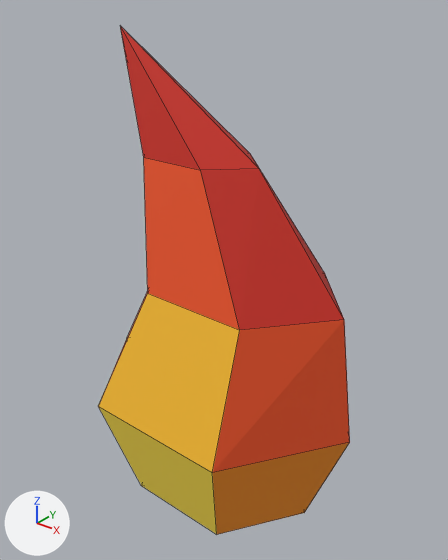
An edit to the Blender file blender/flame.blend, drawn before and after from the same camera.
The view is the same before and after, from a 50 mm lens placed at (0.412, -0.516, 0.667), pointed at (-0.009, 0.011, 0.34). The lights are fixed; the arrows at lower left show +X, +Y and +Z. The picture after the commit comes second. Mesh edges are drawn as thin lines.

Names of what the first picture shows: 'Flame'.
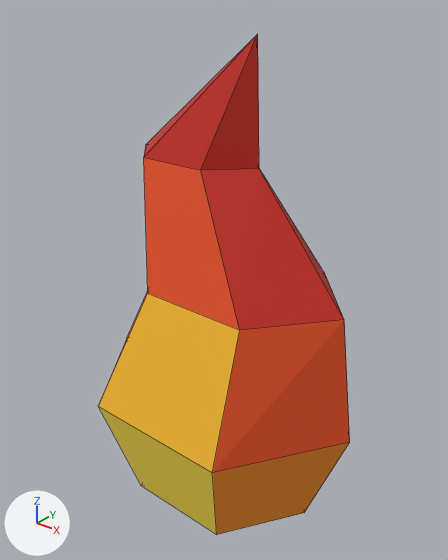
Location of each change, (x1, y1, x2, y2) in pixels of the pictures (448 x 560 px; the box of a moved part takes in the faces that stretch with it):
'Flame', reshaped: before (98, 26, 350, 534); after (98, 34, 350, 534)
part 1 of me_flame, moved or reshaped: before (120, 26, 259, 170); after (144, 34, 259, 170)

What changed in the scene script:
```text
Change me_flame:
    where me_flame.from_pydata(...)  # 26 vertices, 30 faces; spans x -0.18..0.18, y -0.133..0.133, z 0.0..0.62
    used by ob_flame; location = (0.0, 0.0, 0.0)
    me_flame part 1
    me_flame.vertices[25].co: (-0.15, 0.0, 0.62) -> (0.041, 0.0, 0.62)  # pixel (120, 25) -> pixel (257, 33)
```
